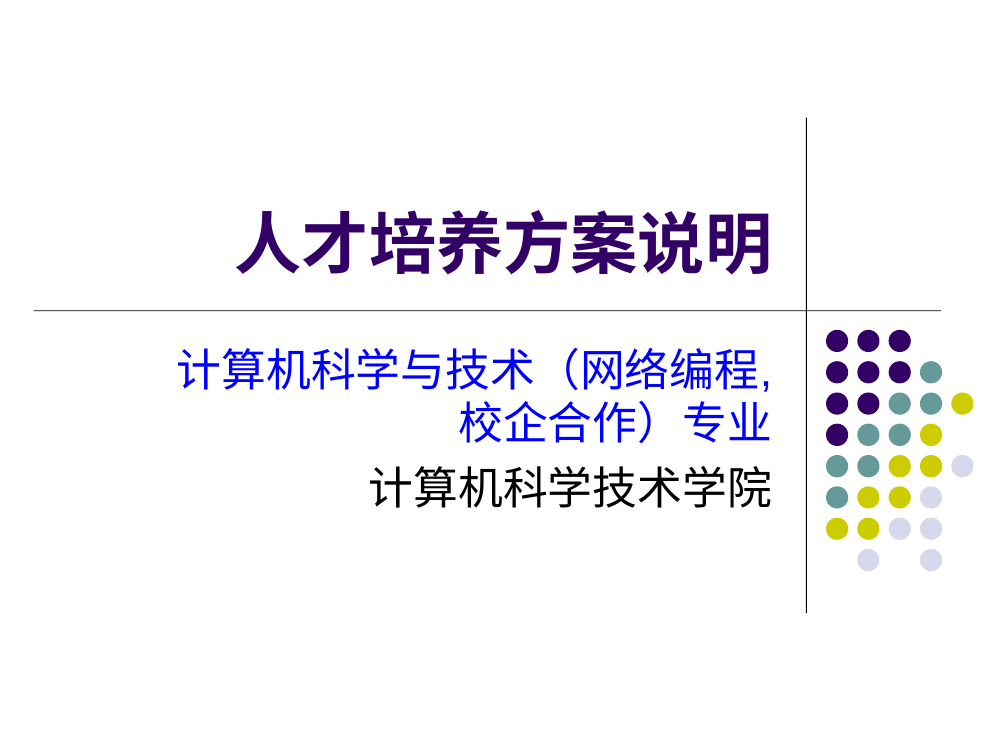
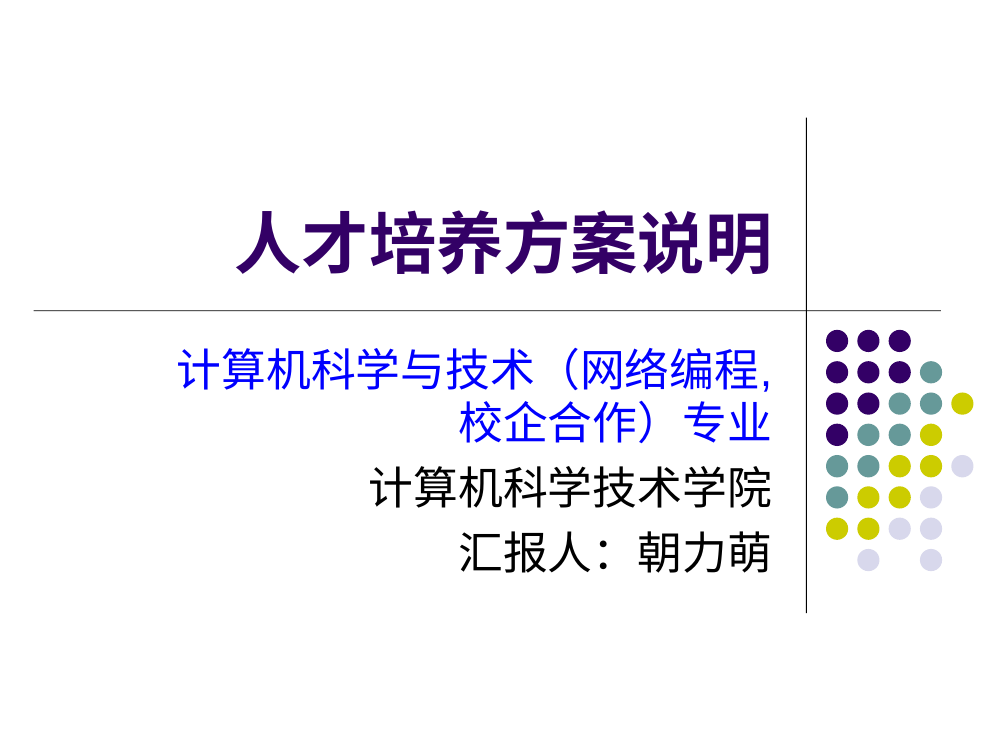
Before and after one commit to ciecclm/2016-, a slide deck: slide 1 of 网络编程培养方案汇报.ppt. Drawn at 1008x756 pixels with LibreOffice and Linux fonts; fonts in the diff are those of the drawing. Boxes give left, top, right and bottom in pixels: in the first picture for what was removed or moved away, otherwise in the second. Text is boxed around its words. In the diff, an @@ line names an element or a change of style, - is before the commit and + after.

```diff
--- a/网络编程培养方案汇报.ppt
+++ b/网络编程培养方案汇报.ppt
@@ subtitle at [458, 531, 772, 573]: paragraph added @@
+汇报人：朝力萌
```
Also in this commit, not shown: 2 other files.
